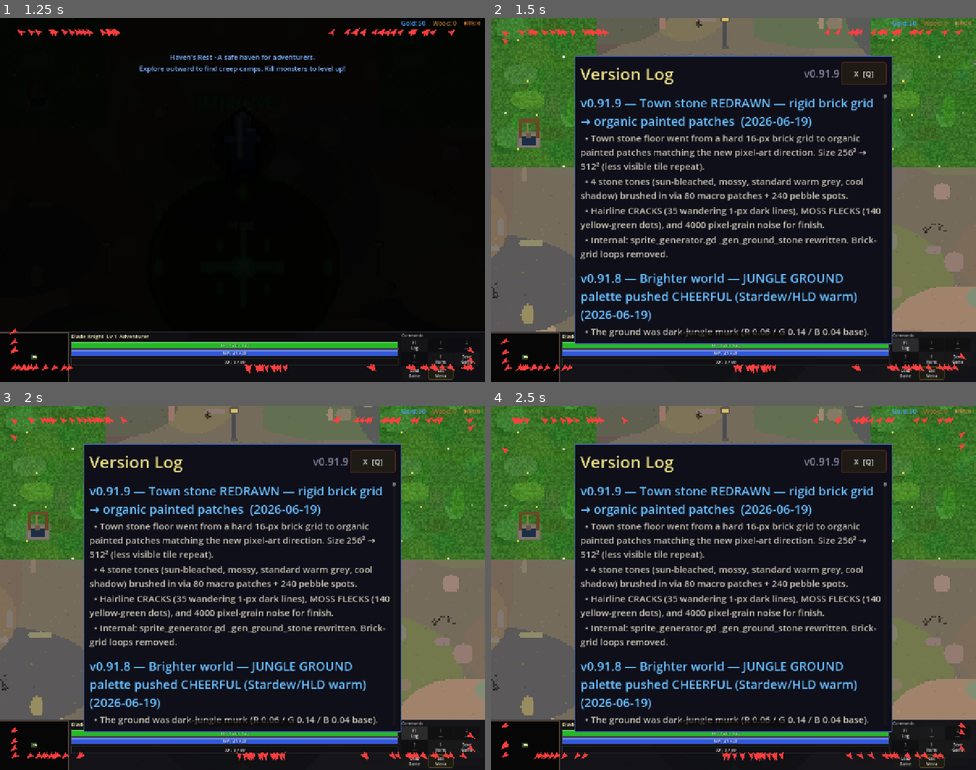
Above: before the commit, frames 1-4 (two rows, left to right).
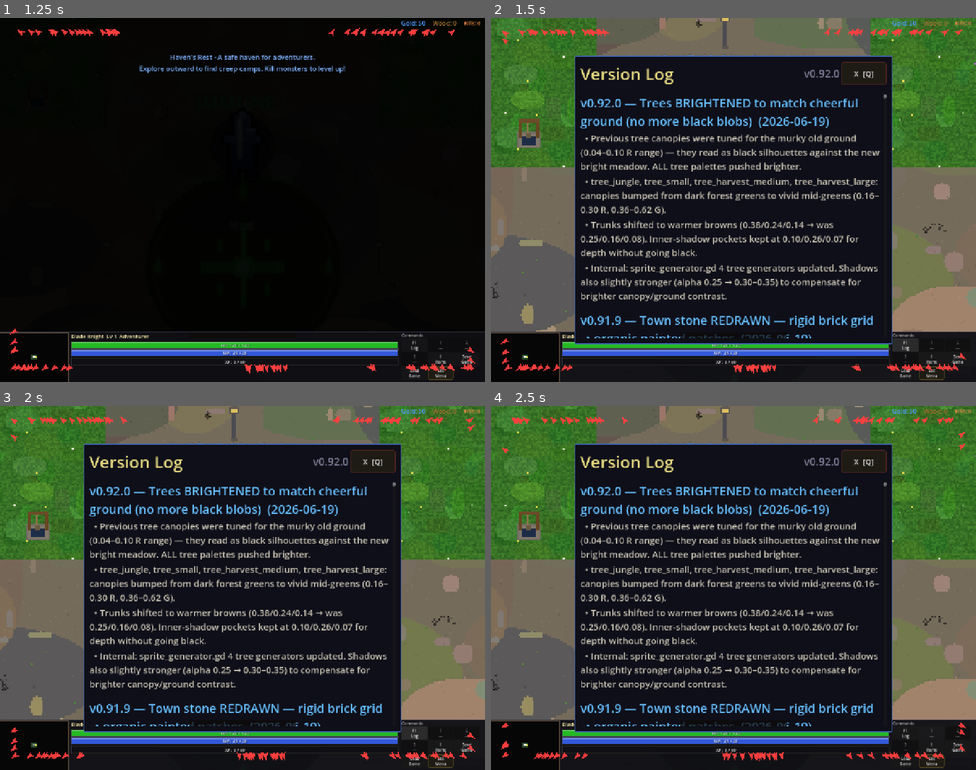
Above: after the commit, the same moments.

Repository: slxny/legends-open-rpg
Game: Godot game, scene res://scenes/main.tscn
Two runs of this game, one before a commit and one after it. Both use one fixed random seed, a clock stepped at 60 frames per second and the inputs below.
Inputs (mouse positions are in pixels of both pictures, inside the frame that each line leads up to):
- Up to frame 1 (1.25 s): tap Enter at 0.5 s; move the mouse to (218, 272) at 0.52 s; hold W (move_up) from 0.53 s (still down); hold Q (ability_1) from 0.53 s (still down); click (218, 272) at 0.67 s
- Up to frame 2 (1.5 s): release W (move_up) at 1.25 s; release Q (ability_1) at 1.25 s; click "F1 Log" at 1.25 s
- Up to frame 3 (2 s): no input
- Up to frame 4 (2.5 s): click "1 ---" at 2 s

Frame 1 is identical in both runs. In frame 2, 11% of the frame differs, in the area x 18-81%, y 14-88%; in frame 3, 11%; in frame 4, 11%.

Commit message:
v0.92.0: Trees brightened to match cheerful ground (no black blobs)
Previous canopies were tuned for the murky old ground (0.04-0.10 R)
and read as black blobs on the new bright meadow.

- tree_jungle, tree_small, tree_harvest_medium, tree_harvest_large
  all canopies pushed to 0.16-0.30 R, 0.36-0.62 G.
- Trunks shifted to warmer browns (0.38/0.24/0.14).
- Inner-shadow pockets at 0.10/0.26/0.07 for depth without black.
- Shadows alpha 0.25 -> 0.30-0.35 for new contrast level.

Co-Authored-By: Claude Opus 4.7 (1M context) <noreply@anthropic.com>

Diff:
--- a/scenes/ui/changelog_dialog.gd
+++ b/scenes/ui/changelog_dialog.gd
@@ -9,9 +9,20 @@
 var _is_visible: bool = false
 var _is_mobile: bool = false
 
-const GAME_VERSION := "v0.91.9"
+const GAME_VERSION := "v0.92.0"
 
 const CHANGELOG: Array[Dictionary] = [
+	{
+		"version": "v0.92.0",
+		"title": "Trees BRIGHTENED to match cheerful ground (no more black blobs)",
+		"date": "2026-06-19",
+		"entries": [
+			"Previous tree canopies were tuned for the murky old ground (0.04–0.10 R range) — they read as black silhouettes against the new bright meadow. ALL tree palettes pushed brighter.",
+			"tree_jungle, tree_small, tree_harvest_medium, tree_harvest_large: canopies bumped from dark forest greens to vivid mid-greens (0.16–0.30 R, 0.36–0.62 G).",
+			"Trunks shifted to warmer browns (0.38/0.24/0.14 → was 0.25/0.16/0.08). Inner-shadow pockets kept at 0.10/0.26/0.07 for depth without going black.",
+			"Internal: sprite_generator.gd 4 tree generators updated. Shadows also slightly stronger (alpha 0.25 → 0.30–0.35) to compensate for brighter canopy/ground contrast.",
+		]
+	},
 	{
 		"version": "v0.91.9",
 		"title": "Town stone REDRAWN — rigid brick grid → organic painted patches",
--- a/scripts/autoloads/sprite_generator.gd
+++ b/scripts/autoloads/sprite_generator.gd
@@ -3653,45 +3653,48 @@
 # ============================================================
 
 func _gen_tree_jungle() -> void:
+	# v0.92.0 — canopy brightened to match the new cheerful ground (v0.91.8).
+	# Previous values (0.04-0.10 R) read as black blobs on the bright meadow.
 	var img = Image.create(32, 48, false, Image.FORMAT_RGBA8)
 	img.fill(Color(0, 0, 0, 0))
 	# Shadow (isometric oval)
-	_fill_ellipse(img, 16, 45, 14, 3, Color(0, 0, 0, 0.3))
-	# Trunk with bark detail
-	_fill_rect(img, 13, 28, 6, 18, Color(0.25, 0.15, 0.08))
-	_fill_rect(img, 14, 30, 4, 14, Color(0.3, 0.2, 0.1))
-	_fill_rect(img, 15, 32, 2, 10, Color(0.35, 0.24, 0.12))  # Bark highlight
-	# Dark canopy base (SC:BW dark jungle)
-	_fill_ellipse(img, 16, 18, 15, 15, Color(0.04, 0.12, 0.03))
+	_fill_ellipse(img, 16, 45, 14, 3, Color(0, 0, 0, 0.35))
+	# Trunk with bark detail (warmer browns)
+	_fill_rect(img, 13, 28, 6, 18, Color(0.38, 0.24, 0.14))
+	_fill_rect(img, 14, 30, 4, 14, Color(0.46, 0.30, 0.18))
+	_fill_rect(img, 15, 32, 2, 10, Color(0.52, 0.34, 0.20))
+	# Canopy base — vivid mid green (was 0.04/0.12/0.03)
+	_fill_ellipse(img, 16, 18, 15, 15, Color(0.16, 0.36, 0.10))
 	# Canopy layers
-	_fill_ellipse(img, 12, 15, 11, 11, Color(0.06, 0.18, 0.04))
-	_fill_ellipse(img, 20, 13, 11, 11, Color(0.05, 0.16, 0.04))
-	_fill_ellipse(img, 16, 11, 13, 11, Color(0.08, 0.22, 0.06))
-	# Top canopy (lighter)
-	_fill_ellipse(img, 15, 9, 9, 7, Color(0.1, 0.28, 0.08))
+	_fill_ellipse(img, 12, 15, 11, 11, Color(0.20, 0.44, 0.12))
+	_fill_ellipse(img, 20, 13, 11, 11, Color(0.18, 0.42, 0.11))
+	_fill_ellipse(img, 16, 11, 13, 11, Color(0.24, 0.52, 0.14))
+	# Top canopy (lighter sun-touched leaves)
+	_fill_ellipse(img, 15, 9, 9, 7, Color(0.30, 0.60, 0.18))
 	# Highlights (dappled light)
-	_fill_rect(img, 11, 7, 4, 3, Color(0.14, 0.35, 0.1))
-	_fill_rect(img, 18, 11, 3, 3, Color(0.12, 0.32, 0.1))
-	_fill_rect(img, 14, 14, 2, 2, Color(0.16, 0.38, 0.12))
-	# Dark shadow areas in canopy
-	_fill_rect(img, 8, 16, 4, 4, Color(0.03, 0.08, 0.02))
-	_fill_rect(img, 20, 18, 3, 3, Color(0.03, 0.09, 0.02))
+	_fill_rect(img, 11, 7, 4, 3, Color(0.36, 0.68, 0.22))
+	_fill_rect(img, 18, 11, 3, 3, Color(0.34, 0.66, 0.20))
+	_fill_rect(img, 14, 14, 2, 2, Color(0.40, 0.72, 0.24))
+	# Inner-shadow pockets keep depth without going black.
+	_fill_rect(img, 8, 16, 4, 4, Color(0.10, 0.26, 0.07))
+	_fill_rect(img, 20, 18, 3, 3, Color(0.10, 0.26, 0.07))
 
 	textures["tree_jungle"] = ImageTexture.create_from_image(img)
 
 func _gen_tree_small() -> void:
 	var img = Image.create(20, 28, false, Image.FORMAT_RGBA8)
 	img.fill(Color(0, 0, 0, 0))
-	_fill_ellipse(img, 10, 26, 8, 2, Color(0, 0, 0, 0.25))
-	# Trunk
-	_fill_rect(img, 8, 18, 4, 9, Color(0.25, 0.16, 0.08))
-	_fill_rect(img, 9, 20, 2, 6, Color(0.3, 0.2, 0.1))
-	# Dark canopy
-	_fill_ellipse(img, 10, 12, 9, 10, Color(0.05, 0.16, 0.04))
-	_fill_ellipse(img, 10, 10, 8, 8, Color(0.08, 0.22, 0.06))
-	_fill_ellipse(img, 10, 8, 6, 6, Color(0.1, 0.28, 0.08))
-	# Highlight
-	_fill_rect(img, 8, 6, 3, 2, Color(0.14, 0.34, 0.1))
+	# v0.92.0 — canopy brightened to match new cheerful ground.
+	_fill_ellipse(img, 10, 26, 8, 2, Color(0, 0, 0, 0.3))
+	# Trunk warmer
+	_fill_rect(img, 8, 18, 4, 9, Color(0.38, 0.24, 0.14))
+	_fill_rect(img, 9, 20, 2, 6, Color(0.46, 0.30, 0.18))
+	# Bright canopy
+	_fill_ellipse(img, 10, 12, 9, 10, Color(0.18, 0.42, 0.11))
+	_fill_ellipse(img, 10, 10, 8, 8, Color(0.24, 0.52, 0.14))
+	_fill_ellipse(img, 10, 8, 6, 6, Color(0.30, 0.60, 0.18))
+	# Top highlight
+	_fill_rect(img, 8, 6, 3, 2, Color(0.36, 0.68, 0.22))
 
 	textures["tree_small"] = ImageTexture.create_from_image(img)
 
@@ -5247,11 +5250,11 @@
 	# Bark rings
 	_fill_rect(img, 13, 34, 6, 1, Color(0.3, 0.18, 0.08))
 	_fill_rect(img, 13, 38, 6, 1, Color(0.3, 0.18, 0.08))
-	# Full canopy — bright, lively greens
-	_fill_ellipse(img, 16, 18, 14, 14, Color(0.1, 0.3, 0.06))
-	_fill_ellipse(img, 12, 15, 10, 10, Color(0.15, 0.4, 0.1))
-	_fill_ellipse(img, 20, 14, 10, 10, Color(0.14, 0.38, 0.09))
-	_fill_ellipse(img, 16, 12, 12, 10, Color(0.2, 0.48, 0.13))
+	# v0.92.0 — canopy brightened for new ground palette.
+	_fill_ellipse(img, 16, 18, 14, 14, Color(0.20, 0.46, 0.13))
+	_fill_ellipse(img, 12, 15, 10, 10, Color(0.26, 0.55, 0.16))
+	_fill_ellipse(img, 20, 14, 10, 10, Color(0.24, 0.52, 0.14))
+	_fill_ellipse(img, 16, 12, 12, 10, Color(0.30, 0.62, 0.18))
 	# Top highlights
 	_fill_ellipse(img, 15, 9, 8, 6, Color(0.26, 0.56, 0.16))
 	_fill_rect(img, 10, 7, 5, 3, Color(0.32, 0.62, 0.2))
@@ -5282,13 +5285,13 @@
 	# Branches visible above trunk
 	_fill_rect(img, 12, 34, 8, 3, Color(0.38, 0.24, 0.12))
 	_fill_rect(img, 28, 32, 8, 3, Color(0.38, 0.24, 0.12))
-	# Massive canopy — rich greens
-	_fill_ellipse(img, 24, 22, 22, 20, Color(0.08, 0.25, 0.05))
-	_fill_ellipse(img, 16, 18, 14, 14, Color(0.12, 0.34, 0.08))
-	_fill_ellipse(img, 32, 17, 14, 14, Color(0.11, 0.32, 0.07))
-	_fill_ellipse(img, 24, 14, 18, 14, Color(0.17, 0.42, 0.11))
-	_fill_ellipse(img, 20, 10, 12, 10, Color(0.22, 0.5, 0.14))
-	_fill_ellipse(img, 30, 12, 10, 8, Color(0.2, 0.48, 0.13))
+	# v0.92.0 — canopy brightened for new ground palette.
+	_fill_ellipse(img, 24, 22, 22, 20, Color(0.18, 0.40, 0.10))
+	_fill_ellipse(img, 16, 18, 14, 14, Color(0.22, 0.48, 0.13))
+	_fill_ellipse(img, 32, 17, 14, 14, Color(0.21, 0.46, 0.12))
+	_fill_ellipse(img, 24, 14, 18, 14, Color(0.27, 0.56, 0.16))
+	_fill_ellipse(img, 20, 10, 12, 10, Color(0.32, 0.62, 0.18))
+	_fill_ellipse(img, 30, 12, 10, 8, Color(0.30, 0.60, 0.17))
 	# Crown highlights
 	_fill_ellipse(img, 22, 8, 8, 5, Color(0.28, 0.58, 0.18))
 	_fill_rect(img, 14, 6, 6, 3, Color(0.34, 0.64, 0.22))
